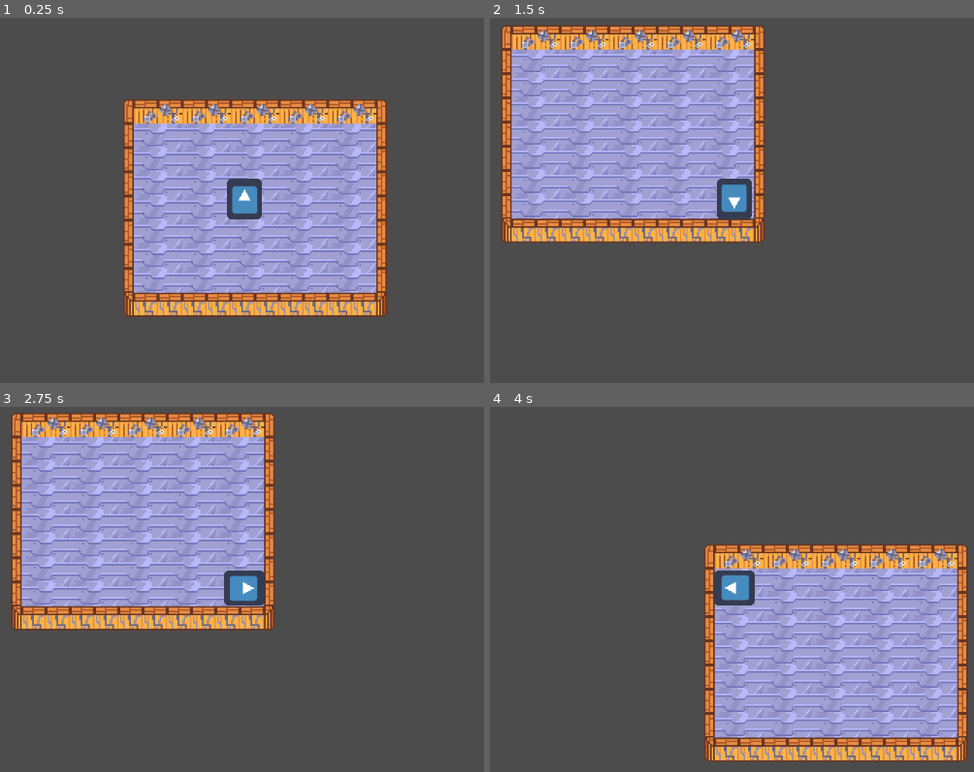
Above: before the commit, frames 1-4 (two rows, left to right).
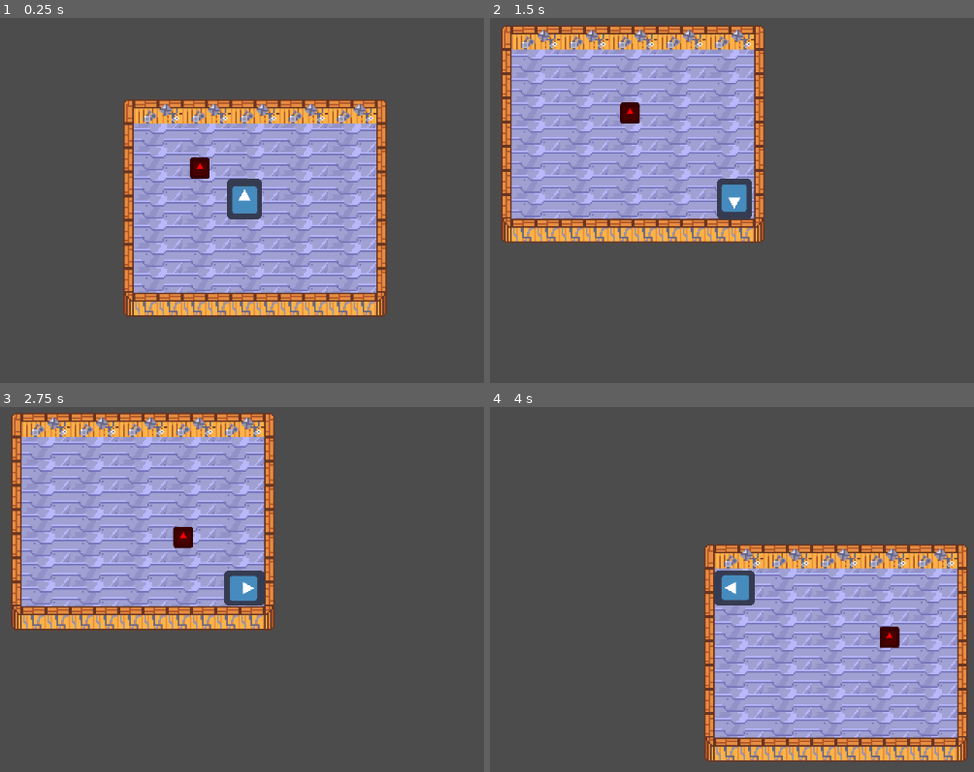
Above: after the commit, the same moments.

Repository: CreeperODeath/rydot
Game: Godot game, scene res://World.tscn
Same seed, same stepped clock (60 frames per second), same inputs: the game is played once before the commit and once after it. The engine's default icon, where the game draws it, is replaced by a stand-in: a white triangle on a blue panel in a dark square.
Inputs:
- Up to frame 1 (0.25 s): no input
- Up to frame 2 (1.5 s): hold D (move_right) 0.53-1.28 s; tap E (E) at 0.6, 1.35 s; hold S (move_down) from 1.28 s (still down)
- Up to frame 3 (2.75 s): release S (move_down) at 2.03 s; hold D (move_right) from 2.03 s (still down); tap E (E) at 2.1 s
- Up to frame 4 (4 s): release D (move_right) at 2.78 s; hold W (move_up) 2.78-3.53 s; tap E (E) at 2.85, 3.6 s; hold A (move_left) from 3.53 s (still down)

The runs differ from the first frame. In frame 1, 0.2% of the frame differs, in the area x 39-44%, y 38-45%; in frame 2, 0.2%; in frame 3, 0.2%; in frame 4, 0.3%, in the area x 80-85%, y 59-67%.

Commit message:
basic enemy

Diff:
--- a/Player.tscn
+++ b/Player.tscn
@@ -6,7 +6,7 @@
 [sub_resource type="CapsuleShape2D" id=1]
 height = 6.0
 
-[node name="Player" type="KinematicBody2D"]
+[node name="Player" type="KinematicBody2D" groups=["player"]]
 script = ExtResource( 1 )
 
 [node name="Sprite" type="Sprite" parent="."]
--- /dev/null
+++ b/assets/Enemys/slime_enemy.gd
@@ -0,0 +1,82 @@
+extends KinematicBody2D
+
+onready var slime_sprite = $AnimatedSprite
+onready var player = get_parent().get_parent().get_node("Player")
+
+onready var death_sound = $death_sound
+
+export var health = 4
+export var vision = []
+
+var follow = false
+export var movment_up_down = true
+export var movment_flip = false
+var velocity = Vector2()
+export var speed = .5
+var distance_to_player
+
+func _process(delta):
+	if health <= 0:
+		if death_sound.playing == false:
+			death_sound.play()
+
+
+
+func _physics_process(delta):
+
+
+	movement()
+
+
+
+func movement():
+	if follow == false:
+		if movment_up_down == false && movment_flip == false:
+			velocity.x = -speed
+		elif movment_up_down == false && movment_flip == true:
+			velocity.x = speed
+		else:
+			velocity.x = 0
+
+
+		if movment_up_down == true && movment_flip == false:
+			velocity.y = -speed
+		elif movment_up_down == true && movment_flip == true:
+			velocity.y = speed
+		else:
+			velocity.x = 0
+
+		var collision = move_and_collide(velocity)
+
+		if collision:
+			if movment_flip == false:
+				movment_flip = true
+				slime_sprite.flip_h = true
+			else:
+				movment_flip = false
+				slime_sprite.flip_h = false
+
+	elif follow == true:
+		if not player:
+			return
+		var dir = (player.global_position - global_position).normalized()
+		move_and_collide(dir * speed)
+
+
+
+
+
+
+
+func _on_vision_body_entered(body):
+	if body.is_in_group("player"):
+		follow = true
+
+
+func _on_vision_body_exited(body):
+	if body.is_in_group("player"):
+		follow = false
+
+
+func _on_AudioStreamPlayer_finished():
+	queue_free()
--- /dev/null
+++ b/assets/Enemys/slime_enemy.tscn
@@ -0,0 +1,53 @@
+[gd_scene load_steps=6 format=2]
+
+[ext_resource path="res://icon.png" type="Texture" id=1]
+[ext_resource path="res://assets/Enemys/slime_enemy.gd" type="Script" id=2]
+
+[sub_resource type="SpriteFrames" id=1]
+animations = [ {
+"frames": [ ExtResource( 1 ) ],
+"loop": true,
+"name": "idle",
+"speed": 5.0
+}, {
+"frames": [ ExtResource( 1 ) ],
+"loop": true,
+"name": "run",
+"speed": 5.0
+} ]
+
+[sub_resource type="CapsuleShape2D" id=2]
+radius = 6.0
+height = 2.0
+
+[sub_resource type="CircleShape2D" id=3]
+radius = 87.0517
+
+[node name="KinematicBody2D" type="KinematicBody2D" groups=["1d4_damage", "enemy"]]
+script = ExtResource( 2 )
+
+[node name="death_sound" type="AudioStreamPlayer" parent="."]
+process_priority = 1
+
+[node name="AnimatedSprite" type="AnimatedSprite" parent="."]
+modulate = Color( 1, 0, 0, 1 )
+position = Vector2( 0, 1 )
+scale = Vector2( 0.203125, 0.21875 )
+frames = SubResource( 1 )
+animation = "run"
+playing = true
+
+[node name="CollisionShape2D" type="CollisionShape2D" parent="."]
+position = Vector2( 0, 1 )
+shape = SubResource( 2 )
+
+[node name="vision" type="Area2D" parent="."]
+visible = false
+collision_layer = 0
+
+[node name="CollisionShape2D" type="CollisionShape2D" parent="vision"]
+shape = SubResource( 3 )
+
+[connection signal="finished" from="death_sound" to="." method="_on_AudioStreamPlayer_finished"]
+[connection signal="body_entered" from="vision" to="." method="_on_vision_body_entered"]
+[connection signal="body_exited" from="vision" to="." method="_on_vision_body_exited"]
--- a/maps/test map.tscn
+++ b/maps/test map.tscn
@@ -1,6 +1,7 @@
-[gd_scene load_steps=10 format=2]
+[gd_scene load_steps=11 format=2]
 
 [ext_resource path="res://assets/spites/EF766610-3007-4A9C-BFF9-85D12F22CD77.png" type="Texture" id=1]
+[ext_resource path="res://assets/Enemys/slime_enemy.tscn" type="PackedScene" id=2]
 
 [sub_resource type="ConvexPolygonShape2D" id=4]
 points = PoolVector2Array( 0, 0, 16, 0, 16, 16, 0, 16 )
@@ -233,3 +234,6 @@
 cell_size = Vector2( 16, 16 )
 format = 1
 tile_data = PoolIntArray( 65537, 8, 0, 65538, 1, 0, 65539, 2, 0, 65540, 1, 0, 65541, 2, 0, 65542, 1, 0, 65543, 2, 0, 65 …(1438 unchanged characters)…
+
+[node name="KinematicBody2D" parent="." instance=ExtResource( 2 )]
+position = Vector2( 70, 57 )
